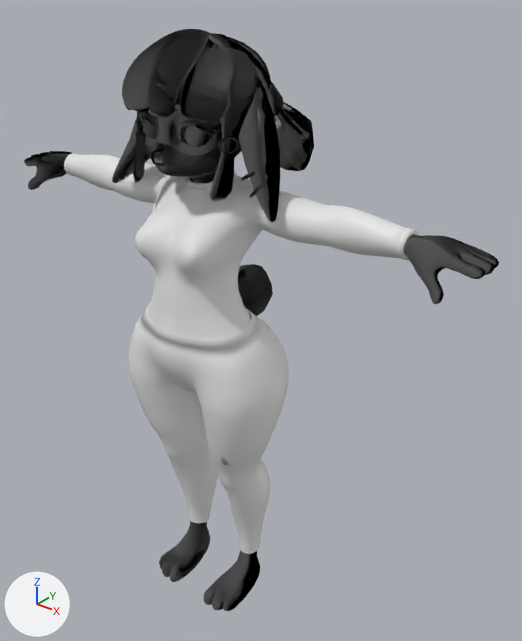
The FBX model Assets/Furality_Ultra_Creator_Kit_v1/Lili Bunn Furality Ultra.fbx: old version first, new version second.
Before and after are seen from a 50 mm lens placed at (0.559, -0.591, 0.801), pointed at (0.037, 0.063, 0.396). The axes (+X, +Y, +Z) are drawn at lower left. The lights are the same throughout. The first picture is the older version.

In view in the first picture: 'Body', 'ClothingBase', 'Pants'.
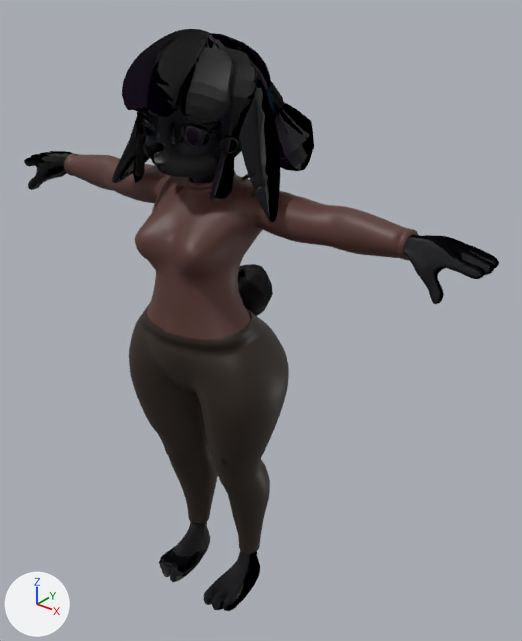
Commit message: Add Lili Bunn materials & update clothing atlas

Boxes (x1, y1, x2, y2) around the edits, measured in the pictures (522 x 641 px):
'Body', surface changed: (24, 31, 499, 611) in both
'ClothingBase', surface changed (white to brown): (64, 153, 418, 340) in both
'Pants', surface changed (white to black): (129, 303, 289, 554) in both

The change, as a list of edits to the scene's bpy script:
```text
Add img_clothing_atlas_normal_map_png:
    img_clothing_atlas_normal_map_png = load_image('Clothing Atlas Normal Map.png', 'Textures/Clothing Atlas Normal Map.png', 4096, 4096, 'Non-Color')
Add img_clothing_atlas_diffuse_png:
    img_clothing_atlas_diffuse_png = load_image('Clothing Atlas Diffuse.png', 'Textures/Clothing Atlas Diffuse.png', 4096, 4096, 'sRGB')
Add img_lili_bunn_diffuse_png:
    img_lili_bunn_diffuse_png = load_image('Lili Bunn Diffuse.png', 'Textures/Lili Bunn Diffuse.png', 4096, 4098, 'sRGB')
Change mat_clothingatlas:
    add n2 = _N.new('ShaderNodeTexImage'); n2.name = 'Image Texture'
    add n2.image = img_clothing_atlas_diffuse_png
    add n3 = _N.new('ShaderNodeTexImage'); n3.name = 'Image Texture.001'
    add n3.image = img_clothing_atlas_normal_map_png
    add n4 = _N.new('ShaderNodeNormalMap'); n4.name = 'Normal Map'
    where n0 = _N.new('ShaderNodeBsdfPrincipled'); n0.name = 'Principled BSDF'
    add _L.new(n2.outputs[0], n0.inputs[0])  # 'Color' to 'Base Color'
    add _L.new(n2.outputs[1], n0.inputs[4])  # 'Alpha' to 'Alpha'
    add _L.new(n3.outputs[0], n4.inputs[1])  # 'Color' to 'Color'
    add _L.new(n4.outputs[0], n0.inputs[5])  # 'Normal' to 'Normal'
Change mat_lilithe_bunny_atlas:
    where n2 = _N.new('ShaderNodeTexImage'); n2.name = 'Image Texture'
    n2.image: img_lili_bunn_normal_map_png -> img_lili_bunn_diffuse_png
    add n4 = _N.new('ShaderNodeTexImage'); n4.name = 'Image Texture.001'
    add n4.image = img_lili_bunn_normal_map_png
    where n3 = _N.new('ShaderNodeNormalMap'); n3.name = 'Normal Map'
    remove _L.new(n2.outputs[0], n3.inputs[1])  # 'Color' to 'Color'
    where n0 = _N.new('ShaderNodeBsdfPrincipled'); n0.name = 'Principled BSDF'
    add _L.new(n2.outputs[0], n0.inputs[0])  # 'Color' to 'Base Color'
    add _L.new(n2.outputs[1], n0.inputs[4])  # 'Alpha' to 'Alpha'
    add _L.new(n4.outputs[0], n3.inputs[1])  # 'Color' to 'Color'
```
